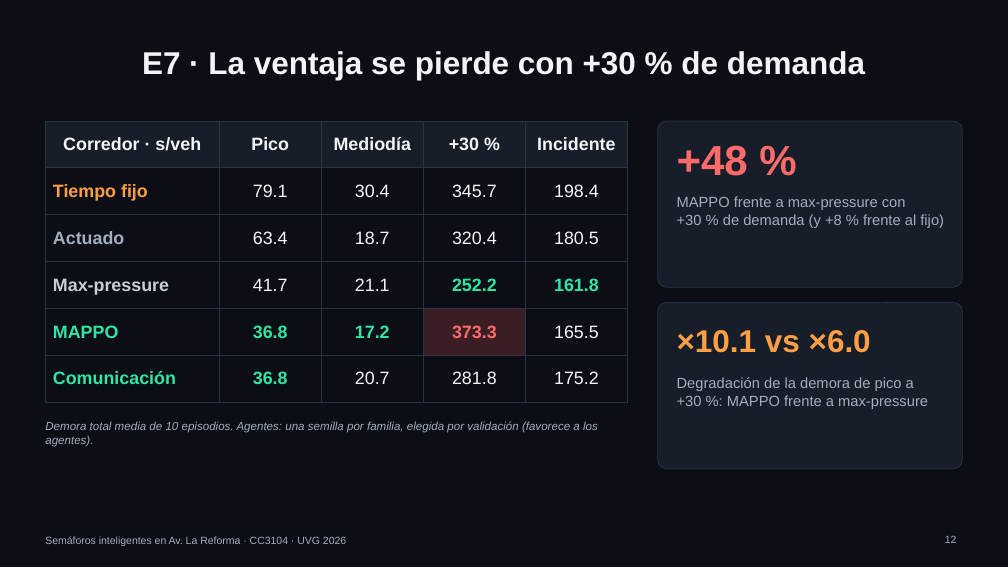
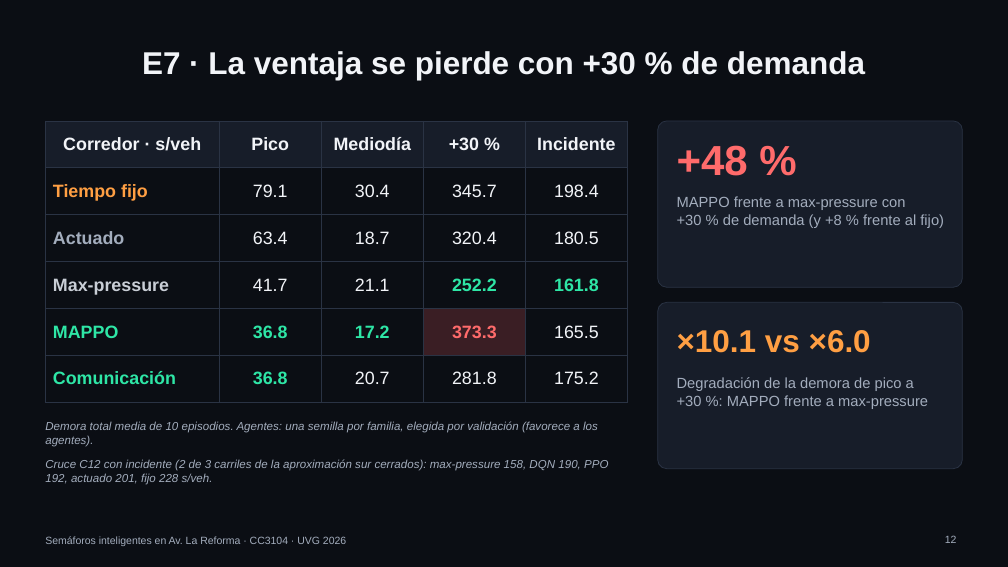
Before and after one commit to Alexistodj124/ProyectoFinalAR, a slide deck: slide 12 of docs/slides/presentacion.pptx. Drawn at 1008x567 pixels with LibreOffice and Linux fonts; fonts in the diff are those of the drawing. Boxes give left, top, right and bottom in pixels: in the first picture for what was removed or moved away, otherwise in the second. Text is boxed around its words. In the diff, an @@ line names an element or a change of style, - is before the commit and + after.

```diff
--- a/docs/slides/presentacion.pptx
+++ b/docs/slides/presentacion.pptx
@@ text added at [45,459,608,485], 11 pt, text #A3ADBD, italic @@
+Cruce C12 con incidente (2 de 3 carriles de la aproximación sur cerrados): max-pressure 158, DQN 190, PPO 192, actuado 201, fijo 228 s/veh.
```
Also in this commit, not shown: 4 other files.
